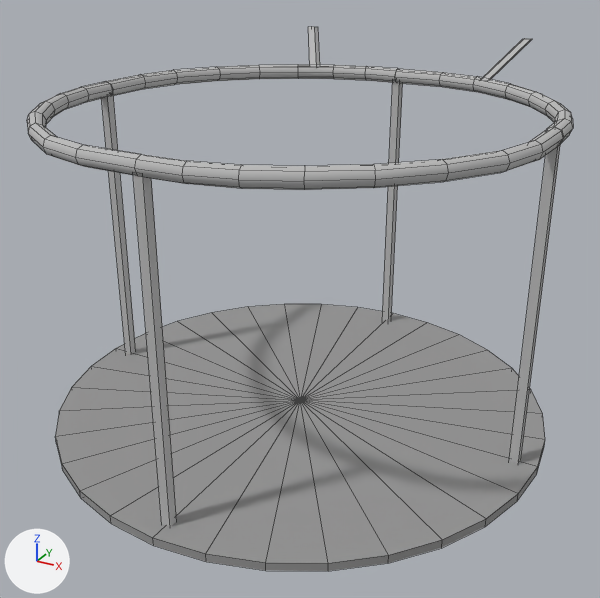
Before and after pictures for a commit that changed the OBJ model wordcloud/Models/Look-Platform.obj.
One viewpoint serves both versions: a 50 mm camera at (1.62, -2.94, 2.02) aimed at (0.04, -0.07, 0.58). Lighting does not change. The marker at lower left points along +X, +Y and +Z. Mesh edges are drawn as thin lines. Where no turn or scale is listed for an object, it has been applied to the vertices. Vertices at the same position are counted once.

Names of what the first picture shows: 'Look-Platform'.
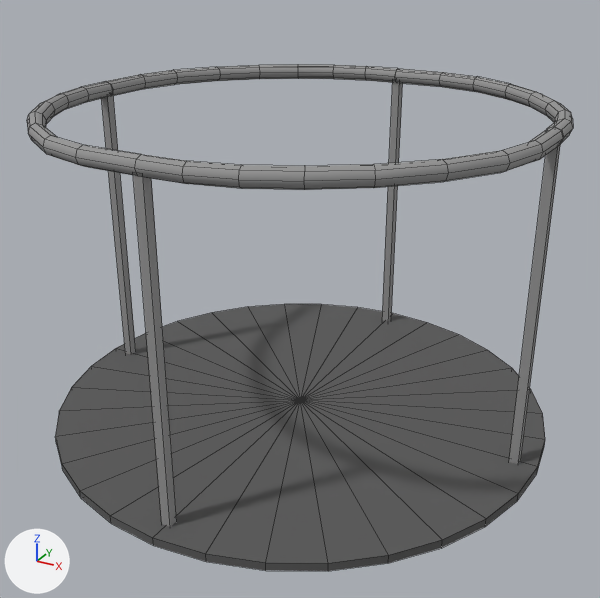
Patch to the scene script:
```diff
--- a/wordcloud/Models/Look-Platform.obj.py
+++ b/wordcloud/Models/Look-Platform.obj.py
@@ mat_dark_matte @@
 mat_dark_matte = principled_material('Dark-Matte')
-mat_dark_matte.base_color = (0.301, 0.301, 0.301)  # grey #959595
+mat_dark_matte.base_color = (0.1, 0.1, 0.1)  # dark grey #595959
 mat_dark_matte.roughness = 1.0
@@ mat_shiny @@
 mat_shiny = principled_material('Shiny')
-mat_shiny.base_color = (0.497, 0.497, 0.497)  # grey #bbbbbb
+mat_shiny.base_color = (0.3, 0.3, 0.3)  # grey #959595
 mat_shiny.roughness = 1.0
@@ me_look_platform @@
 me_look_platform.from_pydata(...)  # 410 vertices, 452 faces; spans x -1.1..1.1, y -1.1..1.12, z 0.0..1.57
 # used by ob_look_platform; location = (0.0, 0.0, 0.0)
+# me_look_platform part 1: the loose piece of 8 vertices spanning x -0.55..-0.4, y 0.89..1.12, z 1.4..1.57 is deleted
+# me_look_platform part 2: the loose piece of 8 vertices spanning x 0.45..0.62, y 0.89..1.12, z 1.4..1.57 is deleted
 me_look_platform.materials.append(mat_dark_matte)
```

What differs and where, as boxes (x1, y1, x2, y2) in the pictures (600 x 598 px):
'Look-Platform', recoloured, reshaped (7% shorter): before (27, 27, 573, 571); after (27, 64, 573, 571)
part 1 of me_look_platform, deleted: before (308, 27, 320, 68)
part 2 of me_look_platform, deleted: before (479, 38, 532, 81)
